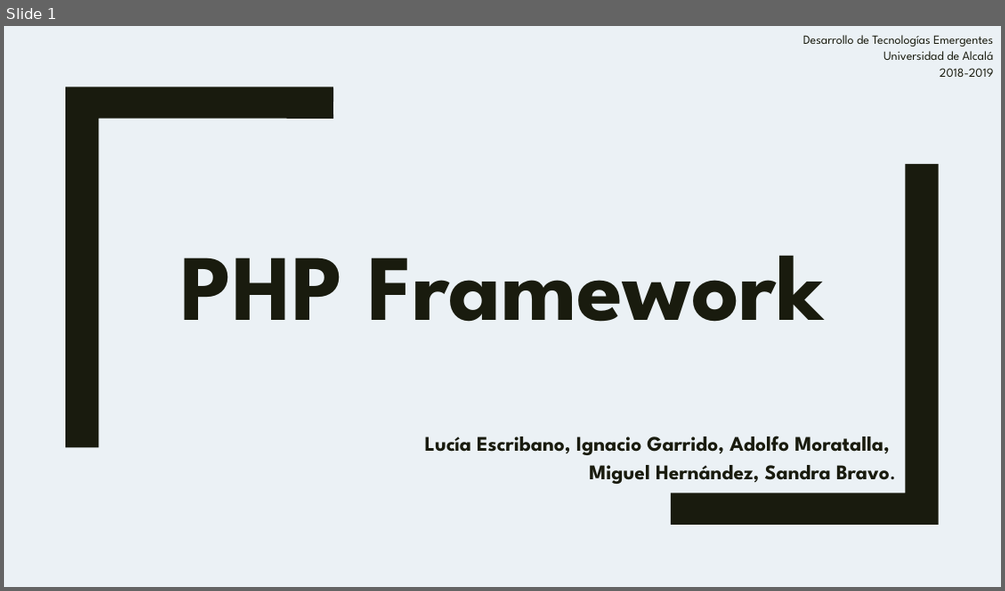
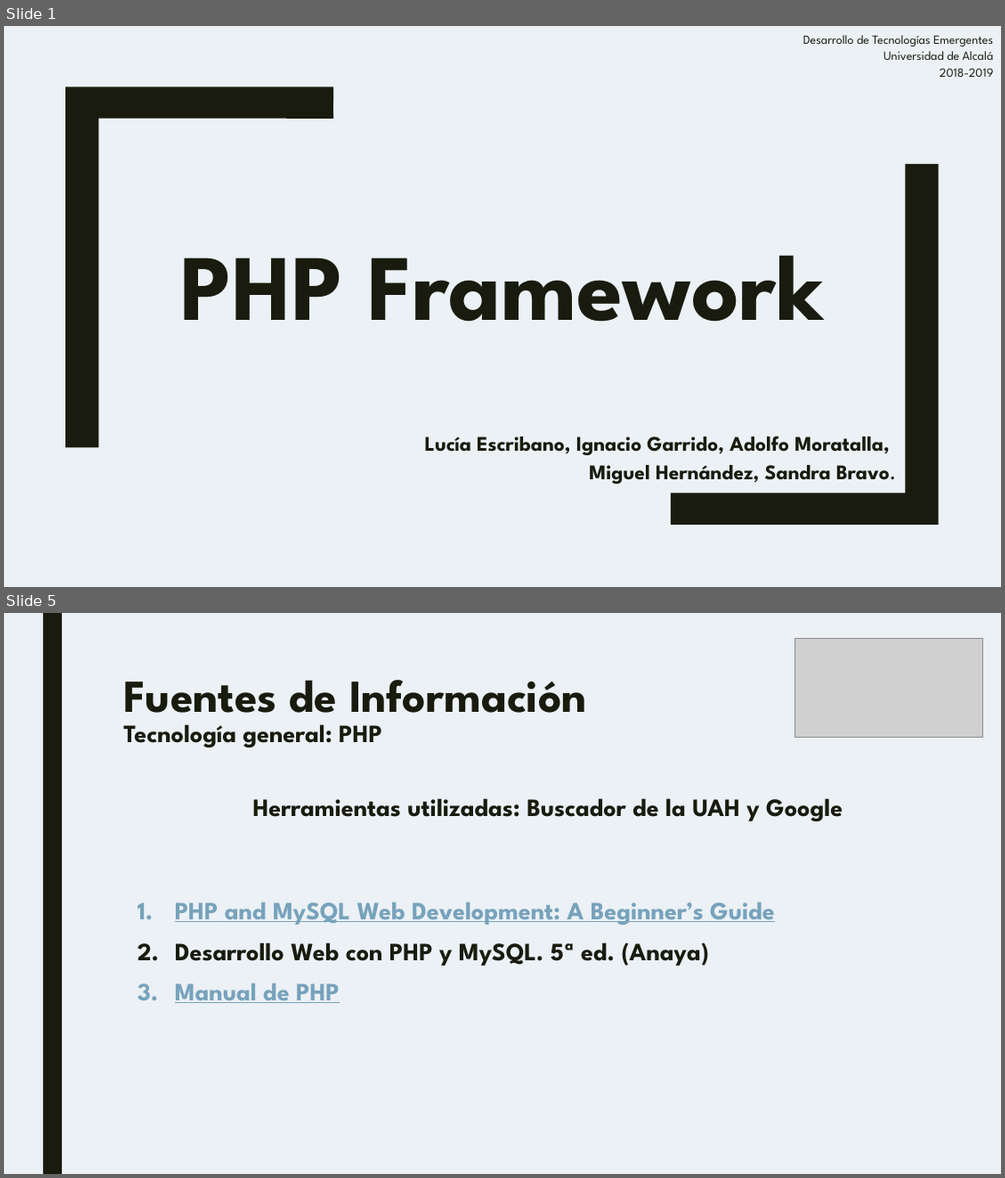
Before and after one commit to IGarrido1996/TG1_T4, a slide deck: Plantilla.pptx. Shown one above the other, each under a label of ours: slide 1 before the commit, slides 1 and 5 after it; the slides between them are not shown. The pictures are 1005x591 and 1005x1178 pixels, drawn with LibreOffice and Linux fonts; fonts in the diff are those of the drawing; grey boxes stand for pictures. Boxes give left, top, right and bottom in pixels: in the first picture for what was removed or moved away, otherwise in the second. Text is boxed around its words. In the diff, an @@ line names an element or a change of style, - is before the commit and + after.

Commit message:
fuentes_de_informacion

```diff
--- a/Plantilla.pptx
+++ b/Plantilla.pptx
@@ slide 5 added at [4,613,1001,1174], background #EBF1F5 @@
@@ rectangle added at [43,613,62,1174], fill #191B0E @@
@@ picture added at [795,638,984,737] @@
@@ title added at [123,680,587,747], 24 pt, text #191B0E, bold @@
+Fuentes de Información
+Tecnología general: PHP
@@ text added at [253,798,842,821], 24 pt, text #191B0E, bold @@
+Herramientas utilizadas: Buscador de la UAH y Google
@@ text added at [175,902,775,1003], 24 pt, text #77A2BB, bold, underline @@
+1. PHP and MySQL Web Development: A Beginner’s Guide
+2. Desarrollo Web con PHP y MySQL. 5ª ed. (Anaya)
+3. Manual de PHP
```
Also in this commit, not shown: 15 other slides added, 6 slides removed.
